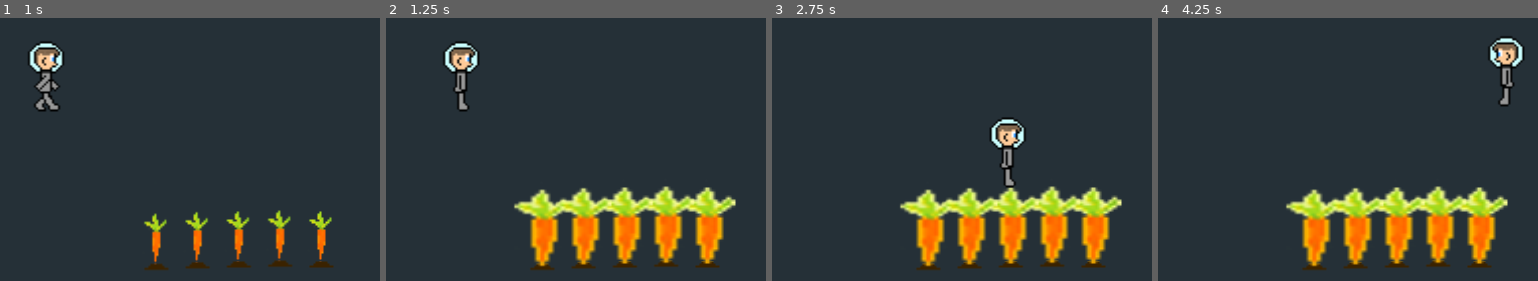
Above: before the commit, frames 1-4 (left to right).
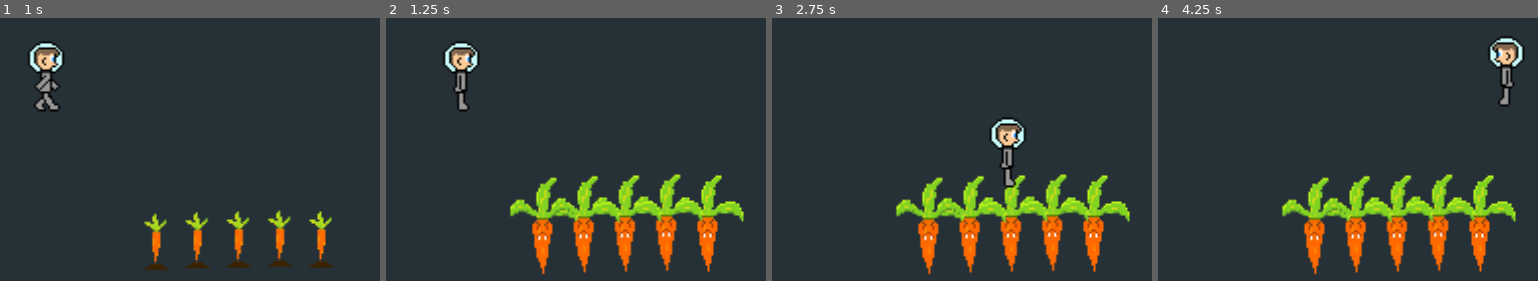
Above: after the commit, the same moments.

Repository: CaffeinatedCM/godot-wildjam-34
Game: Godot game, scene res://Main.tscn
Two runs of this game, one before a commit and one after it. Both use one fixed random seed, a clock stepped at 60 frames per second and the inputs below.
Inputs:
- Up to frame 1 (1 s): hold D (move_right) from 0.53 s (still down)
- Up to frame 2 (1.25 s): keep holding D (move_right)
- Up to frame 3 (2.75 s): release D (move_right) at 1.28 s; hold S (move_down) 1.28-2.03 s; hold D (move_right) from 2.03 s (still down)
- Up to frame 4 (4.25 s): release D (move_right) at 2.78 s; hold W (move_up) 2.78-3.53 s; hold A (move_left) from 3.53 s (still down)

Frame 1 is identical in both runs. In frame 2, 10% of the frame differs, in the area x 32-95%, y 59-98%; in frame 3, 10%; in frame 4, 10%.

Commit message:
Use the last carrot

Diff:
--- a/src/entities/Carrot/Carrot.tscn
+++ b/src/entities/Carrot/Carrot.tscn
@@ -13,10 +13,10 @@
 tracks/0/imported = false
 tracks/0/enabled = true
 tracks/0/keys = {
-"times": PoolRealArray( 0, 0.1, 0.2, 0.3, 0.4, 0.5, 0.6, 0.7, 0.8, 0.9, 1 ),
-"transitions": PoolRealArray( 1, 1, 1, 1, 1, 1, 1, 1, 1, 1, 1 ),
+"times": PoolRealArray( 0, 0.1, 0.2, 0.3, 0.4, 0.5, 0.6, 0.7, 0.8, 0.9, 1, 1.1 ),
+"transitions": PoolRealArray( 1, 1, 1, 1, 1, 1, 1, 1, 1, 1, 1, 1 ),
 "update": 1,
-"values": [ 0, 1, 2, 3, 4, 5, 6, 7, 8, 9, 10 ]
+"values": [ 0, 1, 2, 3, 4, 5, 6, 7, 8, 9, 10, 11 ]
 }
 
 [sub_resource type="CapsuleShape2D" id=2]
@@ -27,7 +27,7 @@
 texture = ExtResource( 1 )
 hframes = 4
 vframes = 3
-frame = 10
+frame = 11
 
 [node name="AnimationPlayer" type="AnimationPlayer" parent="."]
 autoplay = "Growing"
Binary file changed: src/entities/Carrot/CarrotGrowthSpritesheet.png
